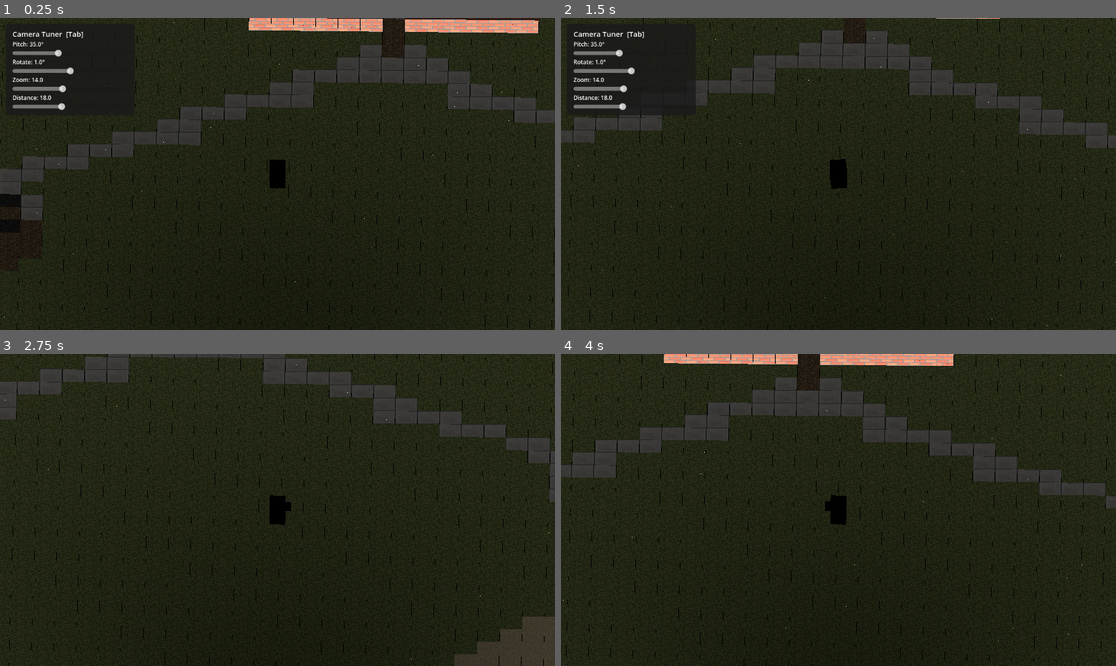
Above: before the commit, frames 1-4 (two rows, left to right).
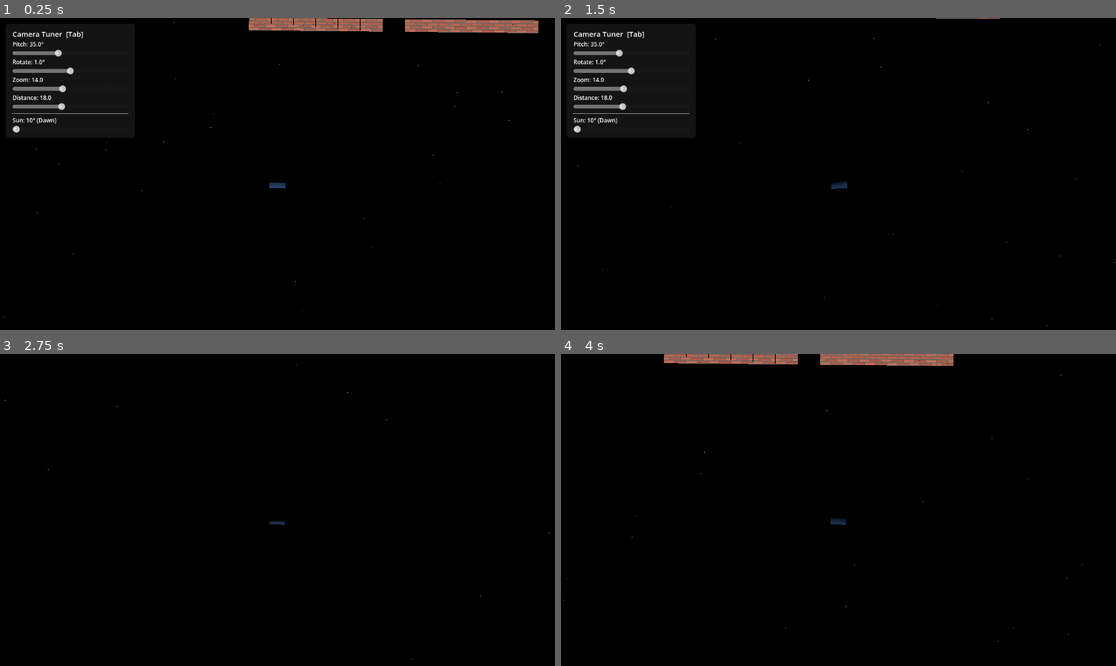
Above: after the commit, the same moments.

Repository: ninthfreak/ActionAdventureVoxel
Game: Godot game, scene res://scenes/main.tscn
The game is run twice, just before and just after one commit, with the same random seed, the same clock (stepped at 60 frames per second) and the same inputs.
Inputs:
- Up to frame 1 (0.25 s): no input
- Up to frame 2 (1.5 s): tap Enter at 0.5 s; hold D (move_right) 0.53-1.28 s; hold Tab (toggle_tuner) 0.53-1.28 s; hold S (move_down) from 1.28 s (still down); tap Tab (toggle_tuner) at 1.35 s
- Up to frame 3 (2.75 s): release S (move_down) at 2.03 s; hold D (move_right) from 2.03 s (still down); hold Tab (toggle_tuner) from 2.03 s (still down)
- Up to frame 4 (4 s): release D (move_right) at 2.78 s; release Tab (toggle_tuner) at 2.78 s; hold W (move_up) 2.78-3.53 s; tap Tab (toggle_tuner) at 2.85 s; hold A (move_left) from 3.53 s (still down); hold Tab (toggle_tuner) from 3.53 s (still down)

The runs differ from the first frame. In frame 1, 84% of the frame differs, in the area x 0-100%, y 0-100%; in frame 2, 85%; in frame 3, 92%; in frame 4, 92%.

Commit message:
Add WorldEnvironment ambient light and sun angle slider
Scene was dark because there was no ambient light — directional lights
alone leave unlit faces black. Added WorldEnvironment with ambient light
for base brightness, replaced two directional lights with a single Sun,
and added a Sun slider (10-170 degrees) to the tuner panel that rotates
it like time of day with Dawn/Morning/Midday/Afternoon/Dusk labels.

Co-Authored-By: Claude Opus 4.6 <noreply@anthropic.com>
Claude-Session: https://claude.ai/code/session_0168A7UbHfBLMdtnJfLHTF79

Diff:
--- a/scenes/main.tscn
+++ b/scenes/main.tscn
@@ -27,7 +27,16 @@
 [sub_resource type="BoxShape3D" id="Shape_ground"]
 size = Vector3(60, 1, 60)
 
+[sub_resource type="Environment" id="Env_main"]
+ambient_light_source = 1
+ambient_light_color = Color(0.6, 0.65, 0.75, 1)
+ambient_light_energy = 0.5
+tonemap_mode = 0
+
 [node name="Main" type="Node3D"]
+
+[node name="WorldEnvironment" type="WorldEnvironment" parent="."]
+environment = SubResource("Env_main")
 
 [node name="Ground" type="StaticBody3D" parent="."]
 
@@ -90,15 +99,10 @@
 GDDGGGGGGGGGGGGGGGGGGGGGGGGGGGGGSSWWWWWWWWWWWWWWWWWW"
 center_map = true
 
-[node name="KeyLight" type="DirectionalLight3D" parent="."]
-transform = Transform3D(1, 0, 0, 0, 0, -1, 0, 1, 0, 0, 10, 0)
-light_energy = 1.4
+[node name="Sun" type="DirectionalLight3D" parent="."]
+transform = Transform3D(1, 0, 0, 0, 0.5, -0.866, 0, 0.866, 0.5, 0, 10, 0)
+light_energy = 1.2
 shadow_enabled = true
-
-[node name="FillLight" type="DirectionalLight3D" parent="."]
-transform = Transform3D(1, 0, 0, 0, -0.259, -0.966, 0, 0.966, -0.259, 0, 10, 0)
-light_energy = 0.6
-shadow_enabled = false
 
 [node name="Player" type="CharacterBody3D" parent="."]
 transform = Transform3D(1, 0, 0, 0, 1, 0, 0, 0, 1, 0, 1, 0)
@@ -130,3 +134,4 @@
 [node name="CameraTuner" type="CanvasLayer" parent="."]
 script = ExtResource("3_tuner")
 camera_rig_path = NodePath("../CameraRig")
+sun_path = NodePath("../Sun")
--- a/scripts/camera_tuner.gd
+++ b/scripts/camera_tuner.gd
@@ -1,18 +1,21 @@
 extends CanvasLayer
-## In-game slider panel for tuning camera rig parameters in real time.
+## In-game slider panel for tuning camera and sun parameters in real time.
 ## Press Tab to show/hide.
 
 @export var camera_rig_path: NodePath
+@export var sun_path: NodePath
 
 var _panel: PanelContainer
 var _pitch_slider: HSlider
 var _rotate_slider: HSlider
 var _size_slider: HSlider
 var _dist_slider: HSlider
+var _sun_slider: HSlider
 var _pitch_label: Label
 var _rotate_label: Label
 var _size_label: Label
 var _dist_label: Label
+var _sun_label: Label
 
 func _ready() -> void:
 	_build_ui()
@@ -65,6 +68,14 @@
 	_dist_slider = _add_slider(vbox, _dist_label, 2.0, 40.0, 0.5)
 	_dist_slider.value_changed.connect(_on_dist_changed)
 
+	var sep := HSeparator.new()
+	sep.add_theme_constant_override("separation", 8)
+	vbox.add_child(sep)
+
+	_sun_label = Label.new()
+	_sun_slider = _add_slider(vbox, _sun_label, 10.0, 170.0, 1.0)
+	_sun_slider.value_changed.connect(_on_sun_changed)
+
 	add_child(_panel)
 
 func _add_slider(parent: VBoxContainer, label: Label, min_val: float, max_val: float, step: float) -> HSlider:
@@ -80,12 +91,16 @@
 
 func _sync_from_rig() -> void:
 	var rig := _get_rig()
-	if not rig:
-		return
-	_pitch_slider.set_value_no_signal(rig.camera_pitch_degrees)
-	_rotate_slider.set_value_no_signal(rig.camera_rotate_degrees)
-	_size_slider.set_value_no_signal(rig.camera_view_size)
-	_dist_slider.set_value_no_signal(rig.camera_distance)
+	if rig:
+		_pitch_slider.set_value_no_signal(rig.camera_pitch_degrees)
+		_rotate_slider.set_value_no_signal(rig.camera_rotate_degrees)
+		_size_slider.set_value_no_signal(rig.camera_view_size)
+		_dist_slider.set_value_no_signal(rig.camera_distance)
+	var sun := _get_sun()
+	if sun:
+		_sun_slider.set_value_no_signal(-sun.rotation_degrees.x)
+	else:
+		_sun_slider.set_value_no_signal(60.0)
 	_update_labels()
 
 func _get_rig() -> Node:
@@ -93,11 +108,29 @@
 		return null
 	return get_node_or_null(camera_rig_path)
 
+func _get_sun() -> DirectionalLight3D:
+	if sun_path.is_empty():
+		return null
+	return get_node_or_null(sun_path) as DirectionalLight3D
+
 func _update_labels() -> void:
 	_pitch_label.text = "Pitch: %.1f°" % _pitch_slider.value
 	_rotate_label.text = "Rotate: %.1f°" % _rotate_slider.value
 	_size_label.text = "Zoom: %.1f" % _size_slider.value
 	_dist_label.text = "Distance: %.1f" % _dist_slider.value
+	var angle := _sun_slider.value
+	var tod := ""
+	if angle < 30.0:
+		tod = "Dawn"
+	elif angle < 60.0:
+		tod = "Morning"
+	elif angle < 120.0:
+		tod = "Midday"
+	elif angle < 150.0:
+		tod = "Afternoon"
+	else:
+		tod = "Dusk"
+	_sun_label.text = "Sun: %.0f° (%s)" % [angle, tod]
 
 func _on_pitch_changed(value: float) -> void:
 	var rig := _get_rig()
@@ -122,3 +155,9 @@
 	if rig:
 		rig.camera_distance = value
 	_update_labels()
+
+func _on_sun_changed(value: float) -> void:
+	var sun := _get_sun()
+	if sun:
+		sun.rotation_degrees.x = -value
+	_update_labels()
